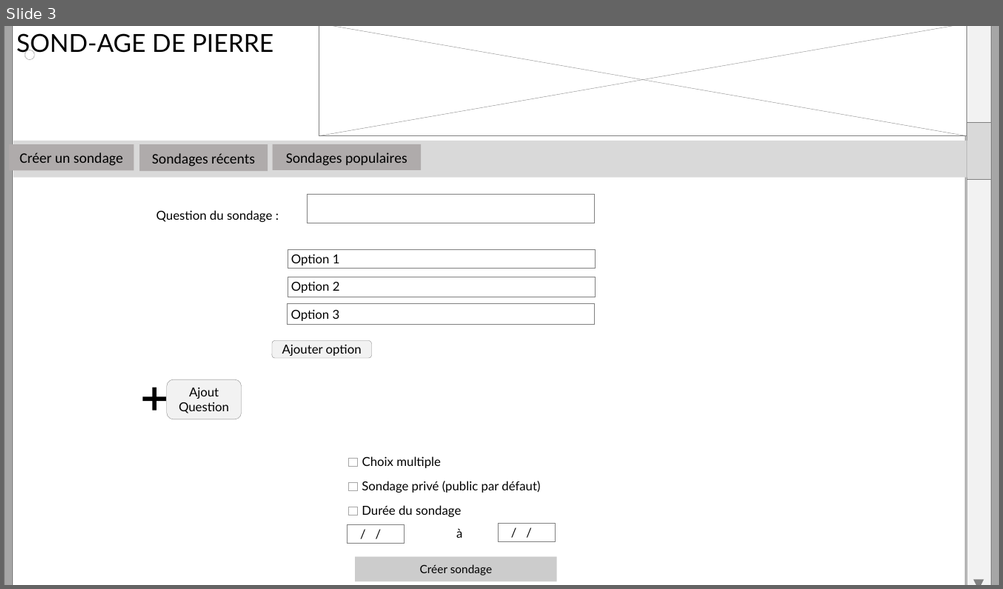
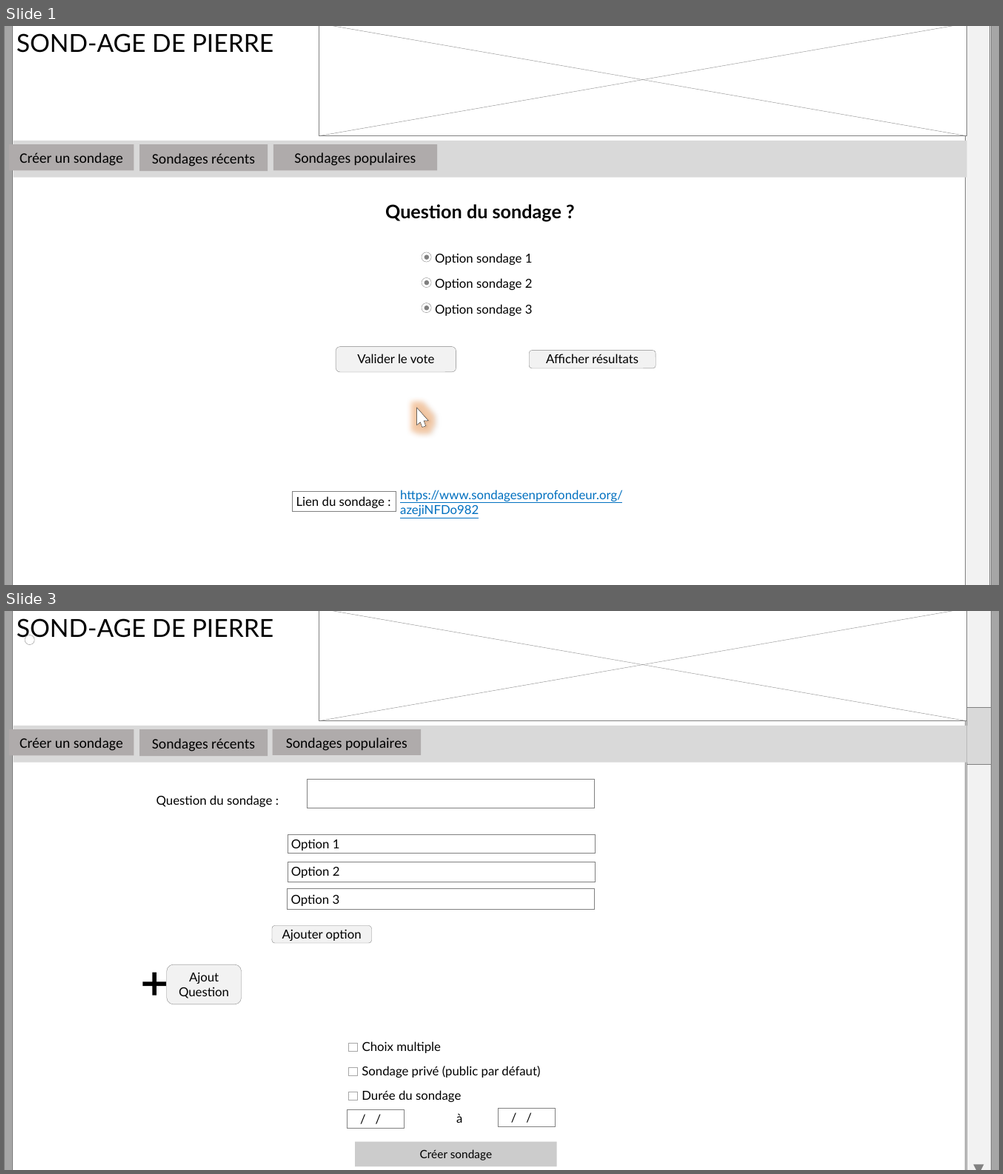
Before and after one commit to Benoroth/Projet-1-Sondage, a slide deck: Maquettageajoutadmin.pptx. Shown one above the other, each under a label of ours: slide 3 before the commit, slides 1 and 3 after it; the slides between them are not shown. The pictures are 1003x589 and 1003x1174 pixels, drawn with LibreOffice and Linux fonts; fonts in the diff are those of the drawing; background and template pictures are left out. Boxes give left, top, right and bottom in pixels: in the first picture for what was removed or moved away, otherwise in the second. Text is boxed around its words. In the diff, an @@ line names an element or a change of style, - is before the commit and + after.

```diff
--- a/Maquettageajoutadmin.pptx
+++ b/Maquettageajoutadmin.pptx
@@ slide 1 added at (4, 26, 999, 585), background #FFFFFF; not listed: 11 template elements that a slide beside it also shows @@
@@ rectangle added at (273, 144, 437, 171), fill #AFABAB, 14 pt, text #000000 @@
+Sondages populaires
@@ text added at (385, 204, 561, 222), 18 pt, text #000000, bold @@
+Question du sondage ?
@@ ellipse added at (422, 252, 432, 262), fill #FFFFFF, outline #808080 0.25 pt @@
@@ ellipse added at (424, 255, 429, 260), fill #808080 @@
@@ text added at (435, 253, 532, 265), 12 pt, text #000000 @@
+Option sondage 1
@@ ellipse added at (422, 278, 432, 288), fill #FFFFFF, outline #808080 0.25 pt @@
@@ ellipse added at (424, 281, 429, 285), fill #808080 @@
@@ text added at (435, 278, 532, 290), 12 pt, text #000000 @@
+Option sondage 2
@@ ellipse added at (422, 304, 432, 313), fill #FFFFFF, outline #808080 0.25 pt @@
@@ ellipse added at (424, 306, 429, 310), fill #808080 @@
@@ text added at (435, 304, 532, 316), 12 pt, text #000000 @@
+Option sondage 3
@@ rounded rectangle added at (336, 347, 456, 372), fill #F2F2F2, outline #808080 0.25 pt, 12 pt, text #000000 @@
+Valider le vote
@@ rounded rectangle added at (529, 351, 656, 369), fill #F2F2F2, outline #808080 0.25 pt, 12 pt, text #000000 @@
+Afficher résultats
@@ freeform shape added at (411, 406, 430, 429), fill #FFFFFF, outline #262626 0.25 pt @@
@@ rectangle added at (292, 491, 395, 511), fill #FFFFFF, outline #808080 0.25 pt, 12 pt, text #000000 @@
+Lien du sondage :
@@ text added at (400, 490, 623, 517), 12 pt, text #0070C0, underline @@
+https://www.sondagesenprofondeur.org/azejiNFDo982
```
Also in this commit, not shown: 1 slide removed.
